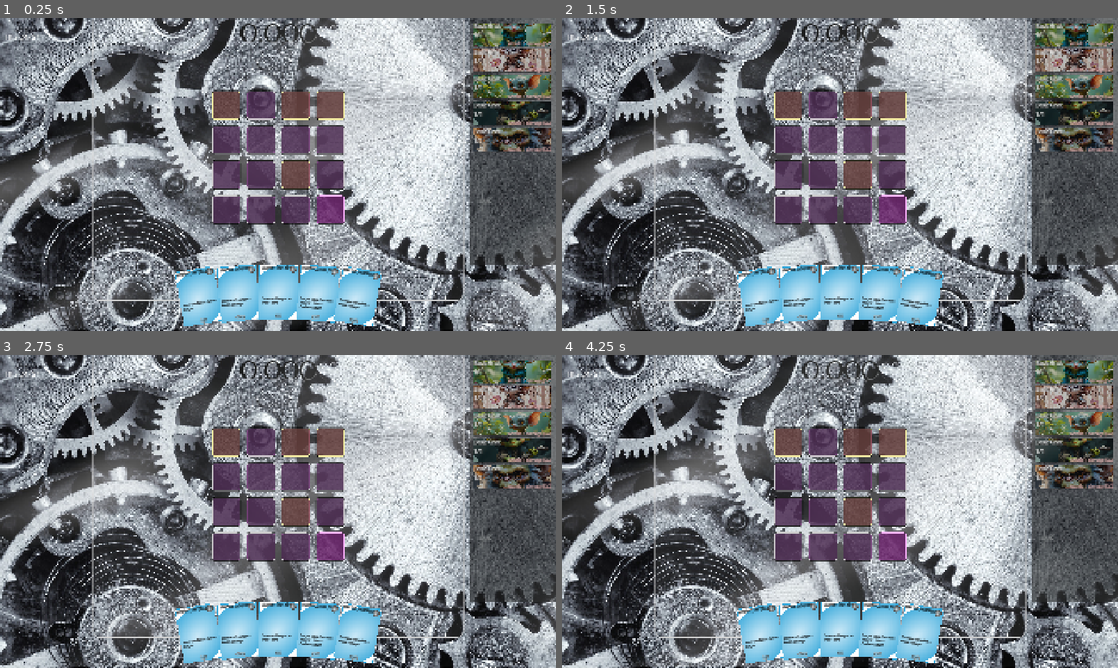
Above: before the commit, frames 1-4 (two rows, left to right).
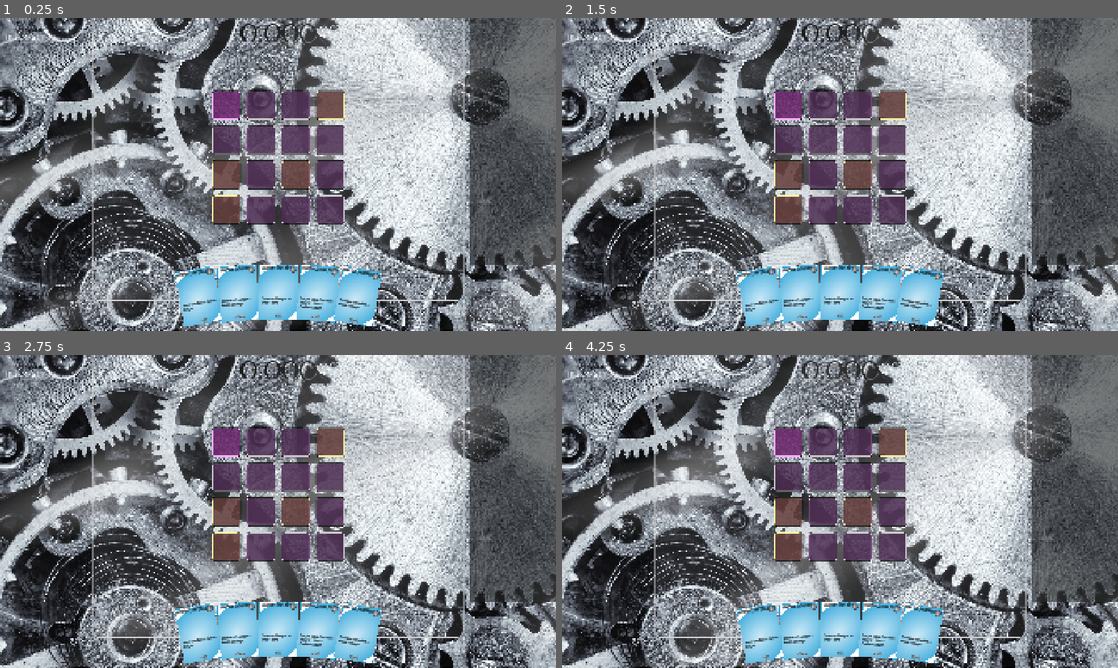
Above: after the commit, the same moments.

Repository: rosswolf/Tourbillon
Game: Godot game, scene res://src/scenes/game.tscn
The game is run twice, just before and just after one commit, with the same random seed, the same clock (stepped at 60 frames per second) and the same inputs. Sound files missing from this copy of the repository are replaced by a short silence.
Inputs (mouse positions are in pixels of both pictures, inside the frame that each line leads up to):
- Up to frame 1 (0.25 s): no input
- Up to frame 2 (1.5 s): click (789, 105) at 0.52 s; click (823, 105) at 1.27 s
- Up to frame 3 (2.75 s): click (294, 442) at 2.02 s
- Up to frame 4 (4.25 s): click (890, 442) at 2.77 s; click (789, 477) at 3.52 s

The runs differ from the first frame. In frame 1, 5.7% of the frame differs, in the area x 38-100%, y 1-66%; in frame 2, 5.7%; in frame 3, 5.7%; in frame 4, 5.7%.
Error after the commit: Parse Error: Could not resolve class "GremlinDownsideProcessor", because of a parser error. (res://src/scenes/core/entities/gremlin.gd:69)

Commit message:
remove random discard

Diff:
--- a/elastic-app/app/src/scenes/core/battle/gremlin_downside_processor.gd
+++ b/elastic-app/app/src/scenes/core/battle/gremlin_downside_processor.gd
@@ -285,7 +285,7 @@
 	# For now, discard random cards from hand
 	if GlobalGameManager.library:
 		for i in count:
-			GlobalGameManager.library.discard_random_card()
+			#GlobalGameManager.library.discard_random_card()
 
 # Summon a gremlin
 static func _summon_gremlin(summon_type: String) -> void:
